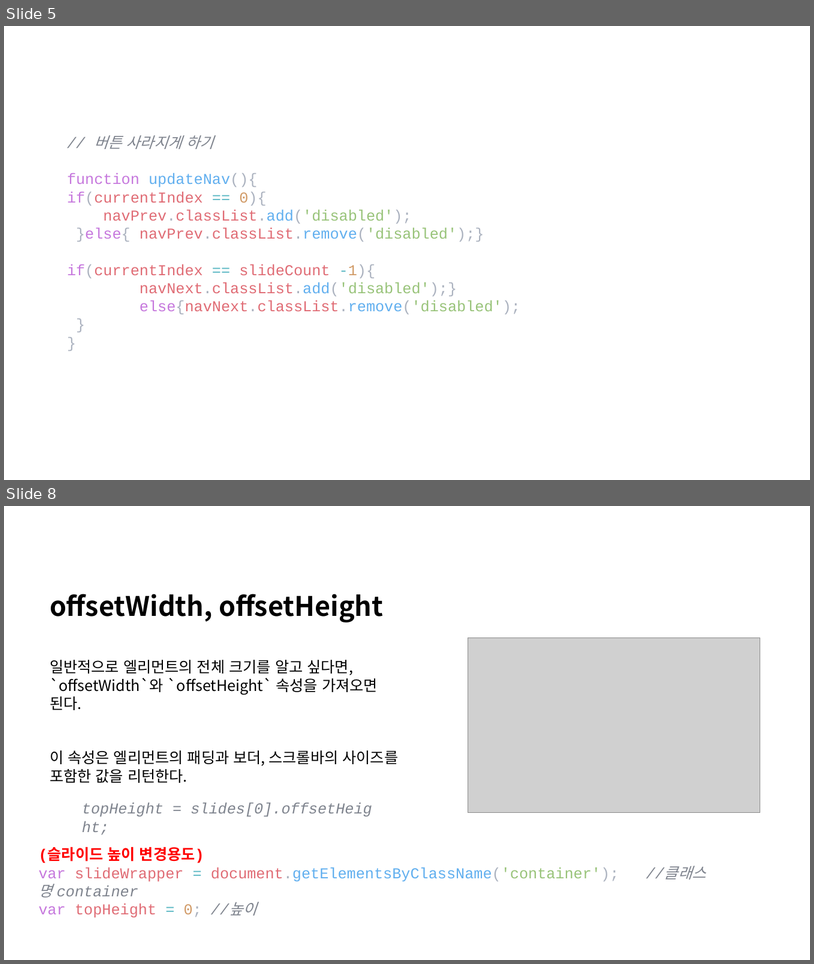
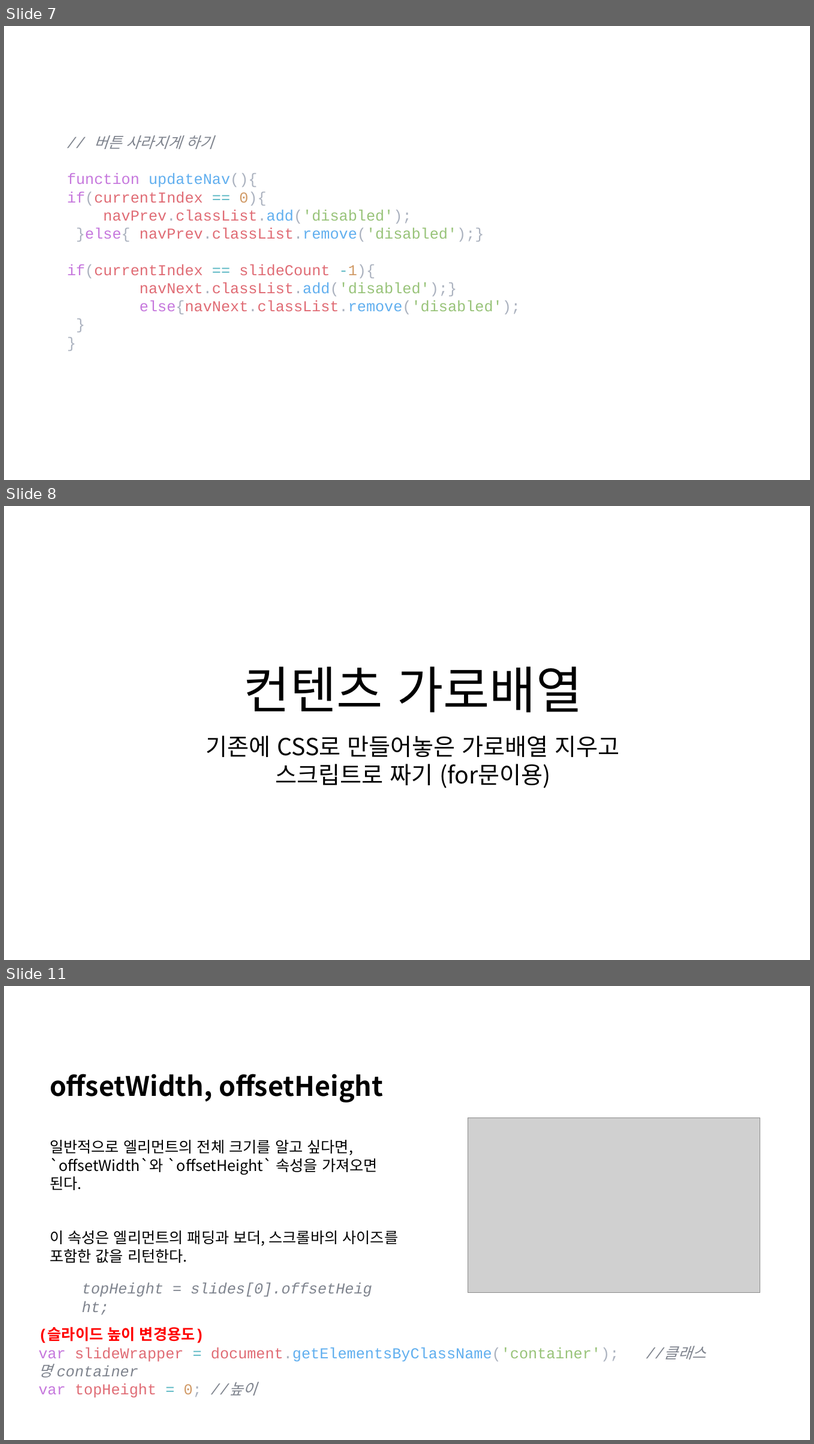
Before and after one commit to lsh58/Javascript, a slide deck: study/ex03_제작/추가내용.pptx. Shown one above the other, each under a label of ours: slides 5 and 8 before the commit, slides 7, 8 and 11 after it; the slides between them are not shown. The pictures are 814x964 and 814x1444 pixels, drawn with LibreOffice and Linux fonts; fonts in the diff are those of the drawing; grey boxes stand for pictures. Boxes give left, top, right and bottom in pixels: in the first picture for what was removed or moved away, otherwise in the second. Text is boxed around its words. In the diff, an @@ line names an element or a change of style, - is before the commit and + after.

```diff
--- a/study/ex03_제작/추가내용.pptx
+++ b/study/ex03_제작/추가내용.pptx
@@ slide 8 added at <box>4,506,810,960</box>, background #FFFFFF @@
@@ text added at <box>244,666,582,712</box>, 60 pt, text #000000 @@
+컨텐츠 가로배열
@@ text added at <box>206,735,620,788</box>, 28 pt, text #000000 @@
+기존에 CSS로 만들어놓은 가로배열 지우고
+스크립트로 짜기 (for문이용)
@@ what was slide 5 is now slide 7 @@
@@ what was slide 8 is now slide 11 @@
```
Also in this commit, not shown: 2 slides changed, 5 other slides added, 2 slides removed, 1 other file.
